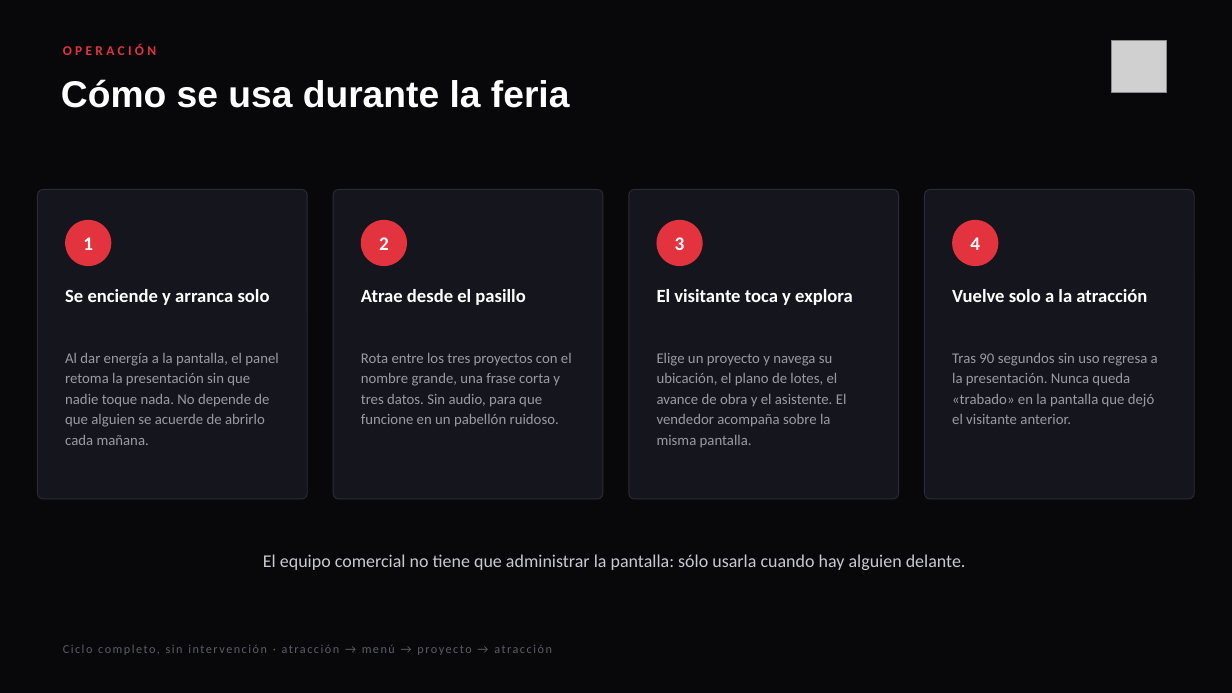
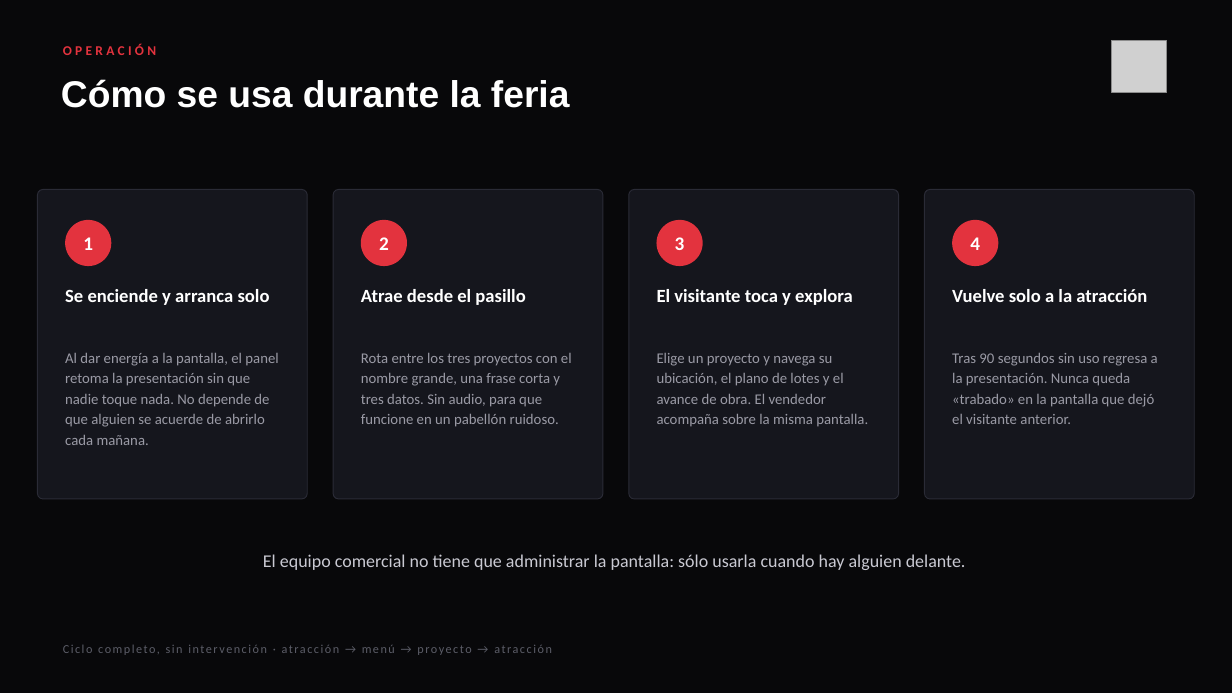
Before and after one commit to cesarPeralta12/panel_asistente, a slide deck: slide 3 of presentacion/Panel Interactivo INMOL - Propuesta.pptx. Drawn at 1232x693 pixels with LibreOffice and Linux fonts; fonts in the diff are those of the drawing; grey boxes stand for pictures. Boxes give left, top, right and bottom in pixels: in the first picture for what was removed or moved away, otherwise in the second. Text is boxed around its words. In the diff, an @@ line names an element or a change of style, - is before the commit and + after.

```diff
--- a/presentacion/Panel Interactivo INMOL - Propuesta.pptx
+++ b/presentacion/Panel Interactivo INMOL - Propuesta.pptx
@@ text at box(657, 353, 868, 426): text changed @@
-Elige un proyecto y navega su ubicación, el plano de lotes, el avance de obra y el asistente. El vendedor acompaña sobre la misma pantalla.
+Elige un proyecto y navega su ubicación, el plano de lotes y el avance de obra. El vendedor acompaña sobre la misma pantalla.
```
Also in this commit, not shown: 4 other slides changed, 1 slide added, 1 slide removed, 17 other files.
